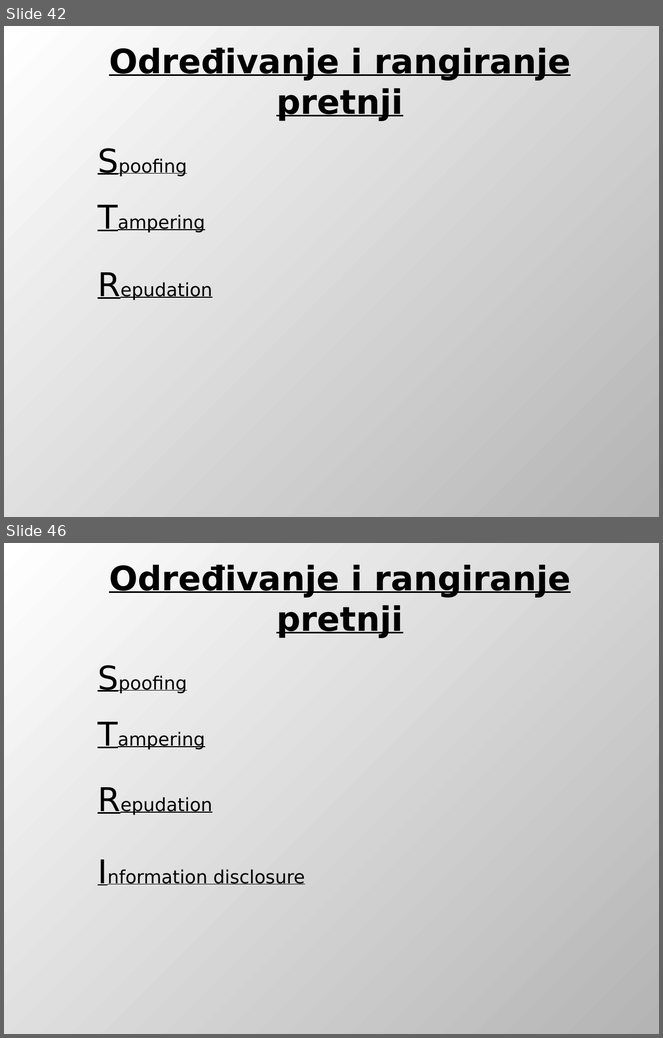
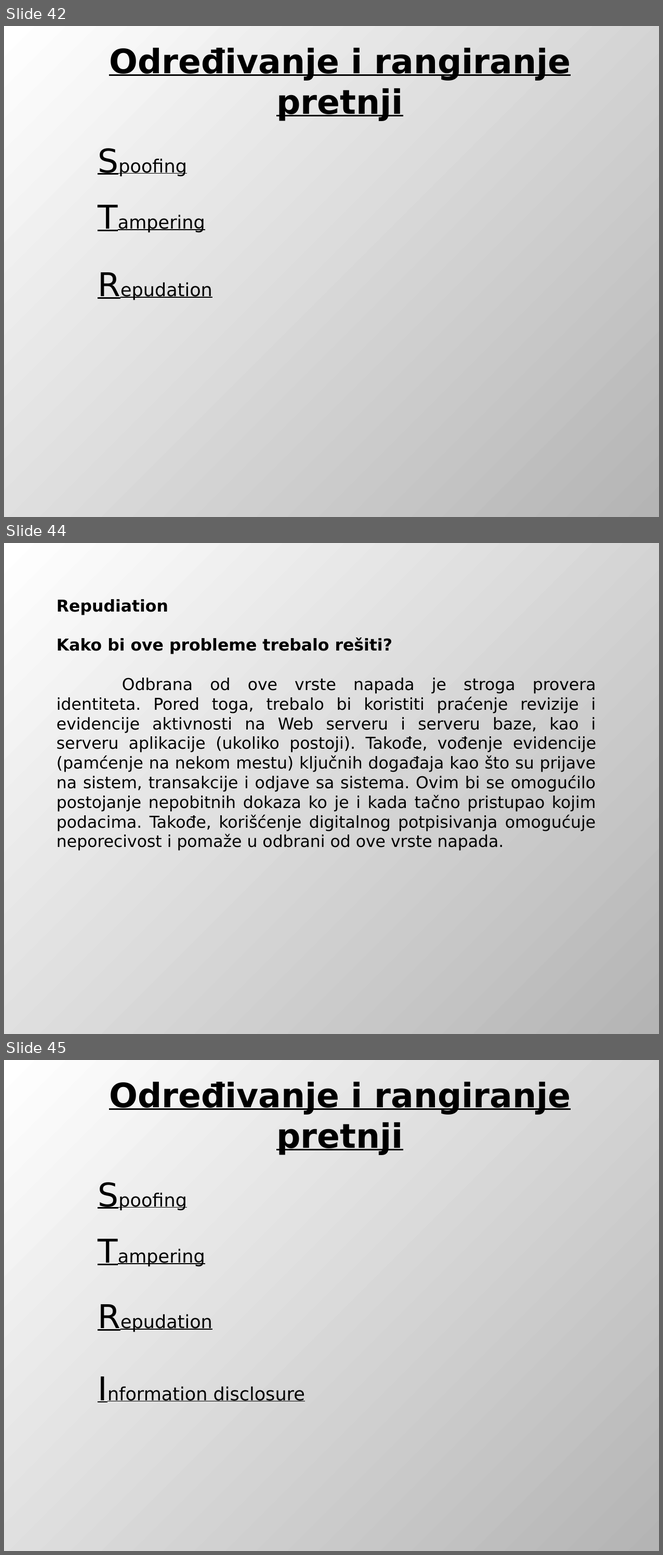
Before and after one commit to DejanUrosevic/XML-Projekat, a slide deck: Model Pretnji.pptx. Shown one above the other, each under a label of ours: slides 42 and 46 before the commit, slides 42, 44 and 45 after it; the slides between them are not shown. The pictures are 663x1038 and 663x1555 pixels, drawn with LibreOffice and Linux fonts; fonts in the diff are those of the drawing. Boxes give left, top, right and bottom in pixels: in the first picture for what was removed or moved away, otherwise in the second. Text is boxed around its words. In the diff, an @@ line names an element or a change of style, - is before the commit and + after.

Commit message:
Ubaceni napadi repudiation i information disclosure u prezentaciju...

```diff
--- a/Model Pretnji.pptx
+++ b/Model Pretnji.pptx
@@ slide 44 added at [4,543,659,1034], background gradient #FFFFFF to #B4B4B4 @@
@@ text added at [57,599,596,851], 18 pt, text #000000 @@
+Repudiation
+Kako bi ove probleme trebalo rešiti?
+Odbrana od ove vrste napada je stroga provera identiteta. Pored toga, trebalo bi koristiti praćenje revizije i evidencije aktivnosti na Web serveru i serveru baze, kao i serveru aplikacije (ukoliko postoji). Takođe, vođenje evidencije (pamćenje na nekom mestu) ključnih događaja kao što su prijave na sistem, transakcije i odjave sa sistema. Ovim bi se omogućilo postojanje nepobitnih dokaza ko je i kada tačno pristupao kojim podacima. Takođe, korišćenje digitalnog potpisivanja omogućuje neporecivost i pomaže u odbrani od ove vrste napada.
@@ what was slide 46 is now slide 45 @@
```
Also in this commit, not shown: 2 slides changed, 1 other slide added, 8 slides removed.
